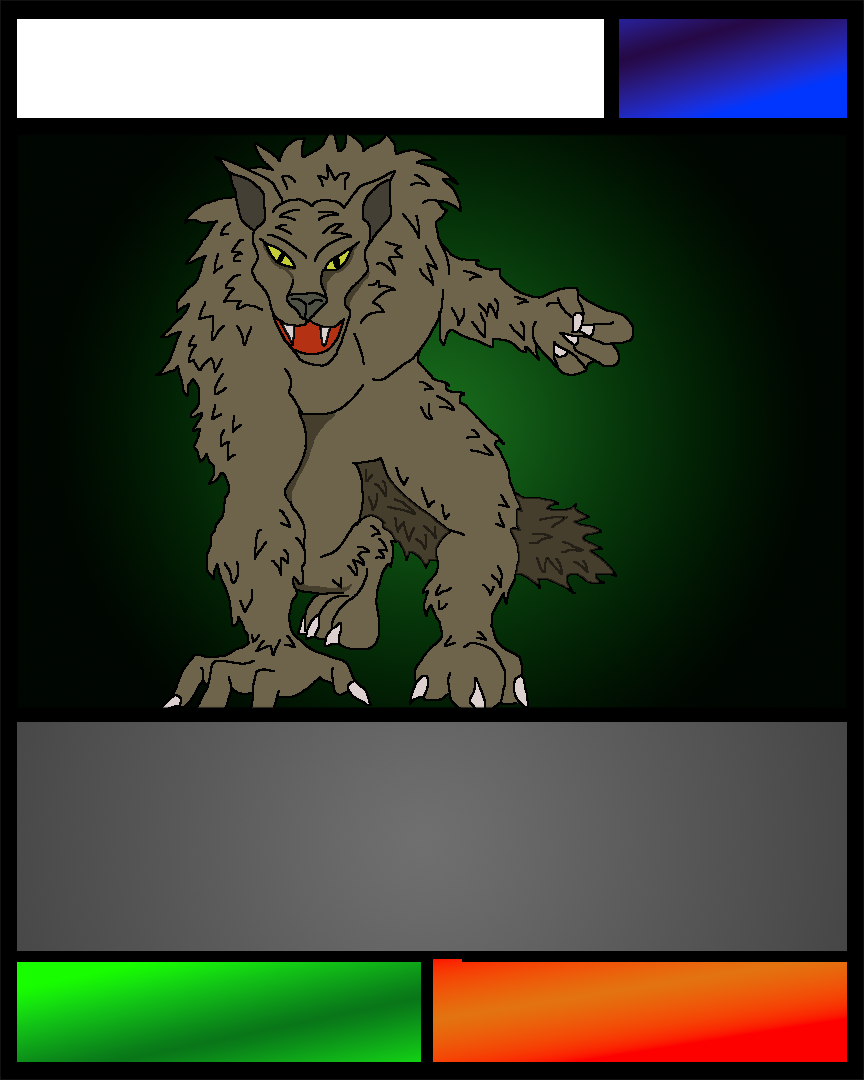
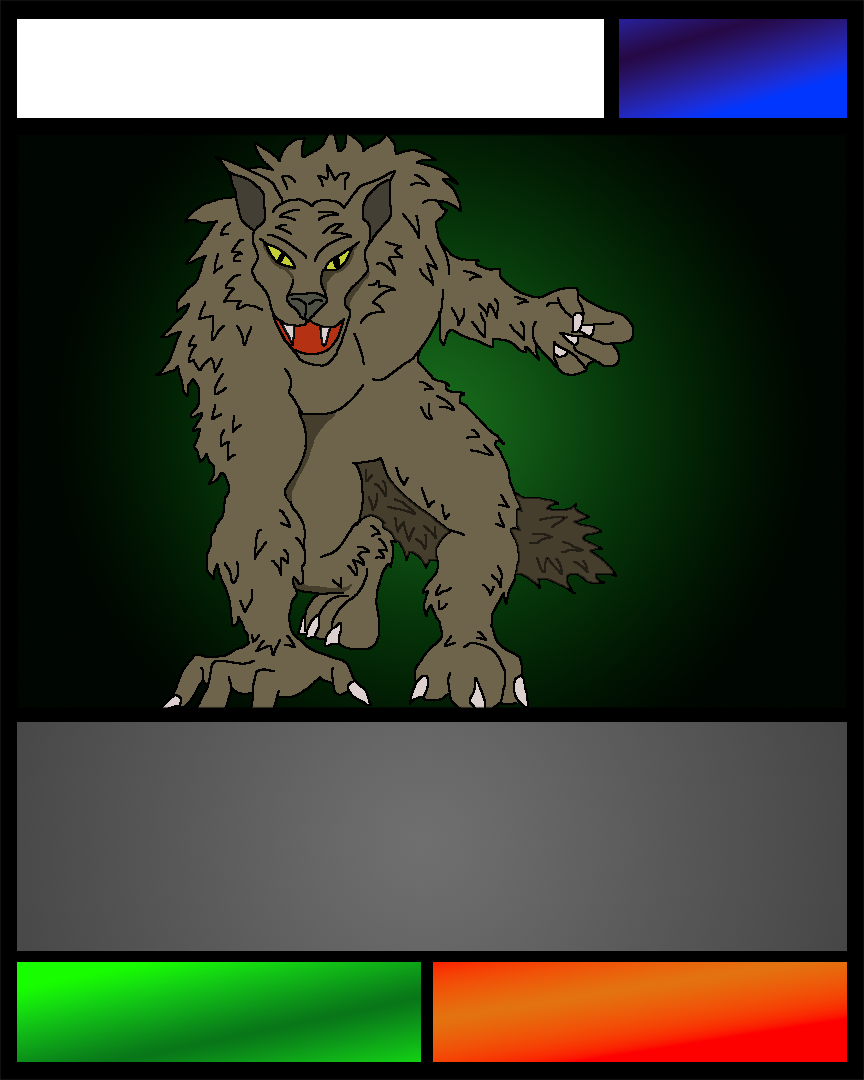
Two versions of the same layered image (864x1080). Layer-by-layer changes:
renamed "Linie 17" to "Card", painted on it over [433, 959, 462, 962]
